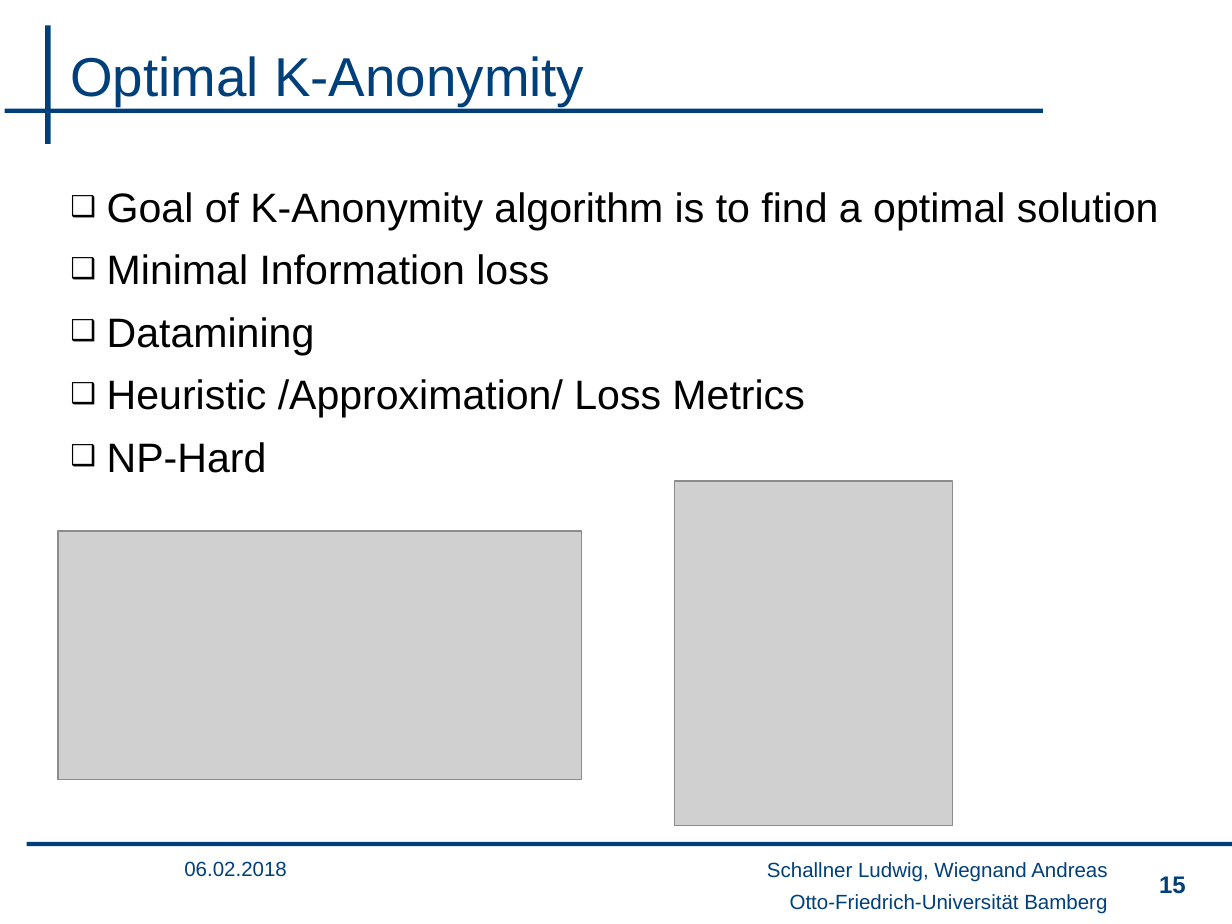
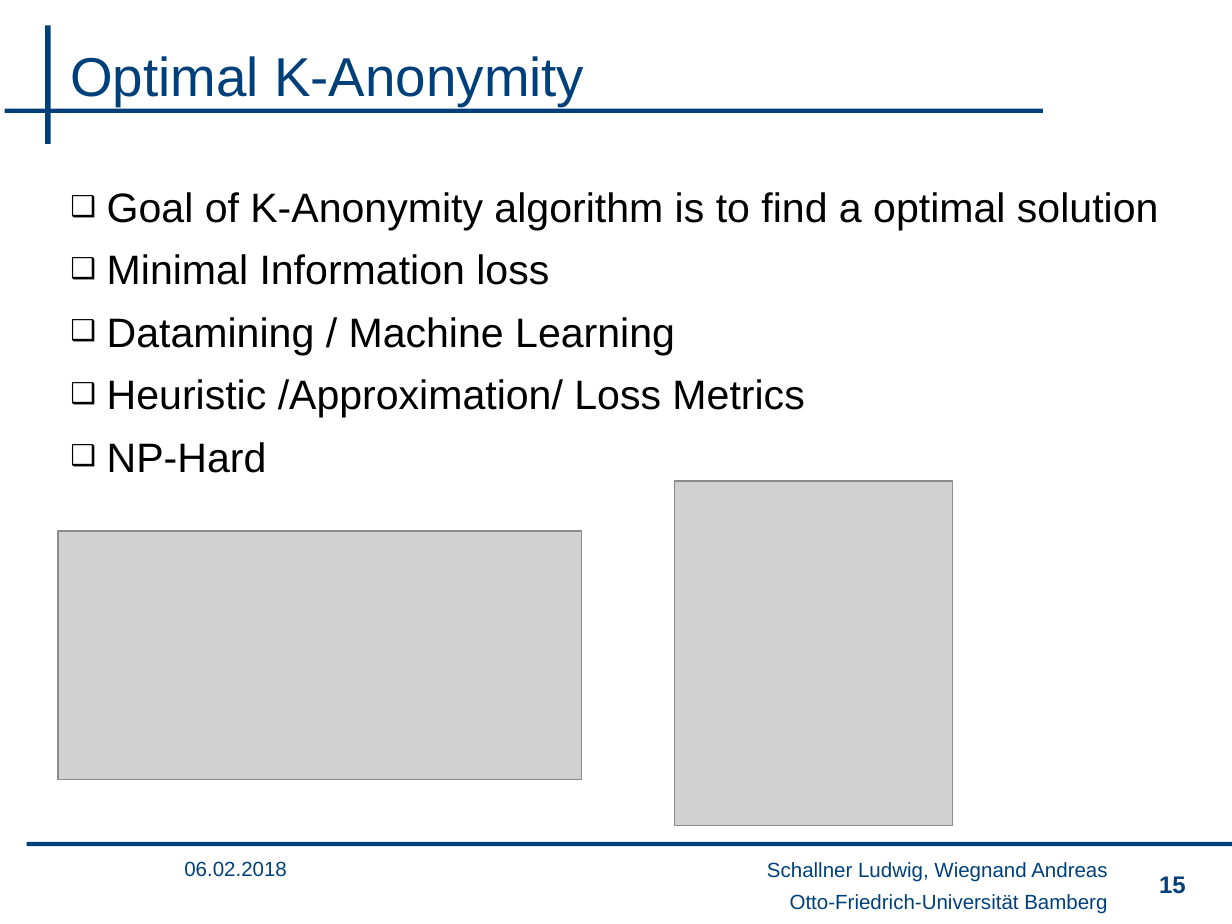
Before and after one commit to wsgan001/PSI-MSem, a slide deck: slide 15 of presentation/sicherheits_final_anV3.pptx. Drawn at 1232x924 pixels with LibreOffice and Linux fonts; fonts in the diff are those of the drawing; grey boxes stand for pictures; background and template pictures are left out. Boxes give left, top, right and bottom in pixels: in the first picture for what was removed or moved away, otherwise in the second. Text is boxed around its words. In the diff, an @@ line names an element or a change of style, - is before the commit and + after.

```diff
--- a/presentation/sicherheits_final_anV3.pptx
+++ b/presentation/sicherheits_final_anV3.pptx
@@ text at (107, 317, 675, 355): text changed @@
-❑ Datamining
+❑ Datamining / Machine Learning
```
Also in this commit, not shown: 2 other slides changed.
